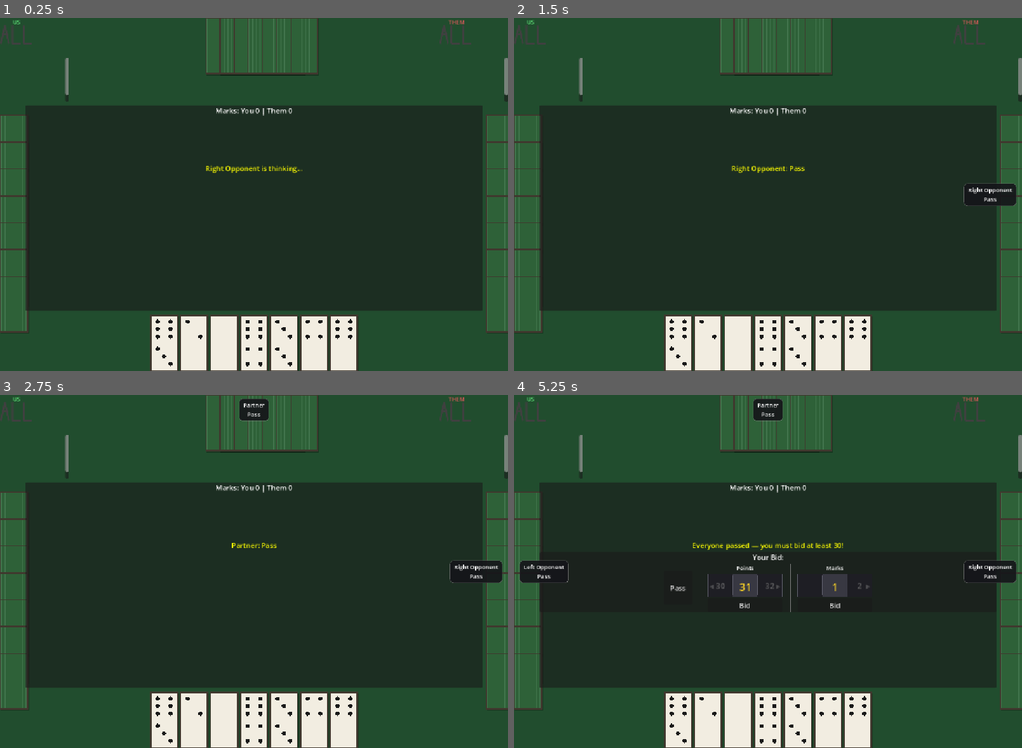
Above: before the commit, frames 1-4 (two rows, left to right).
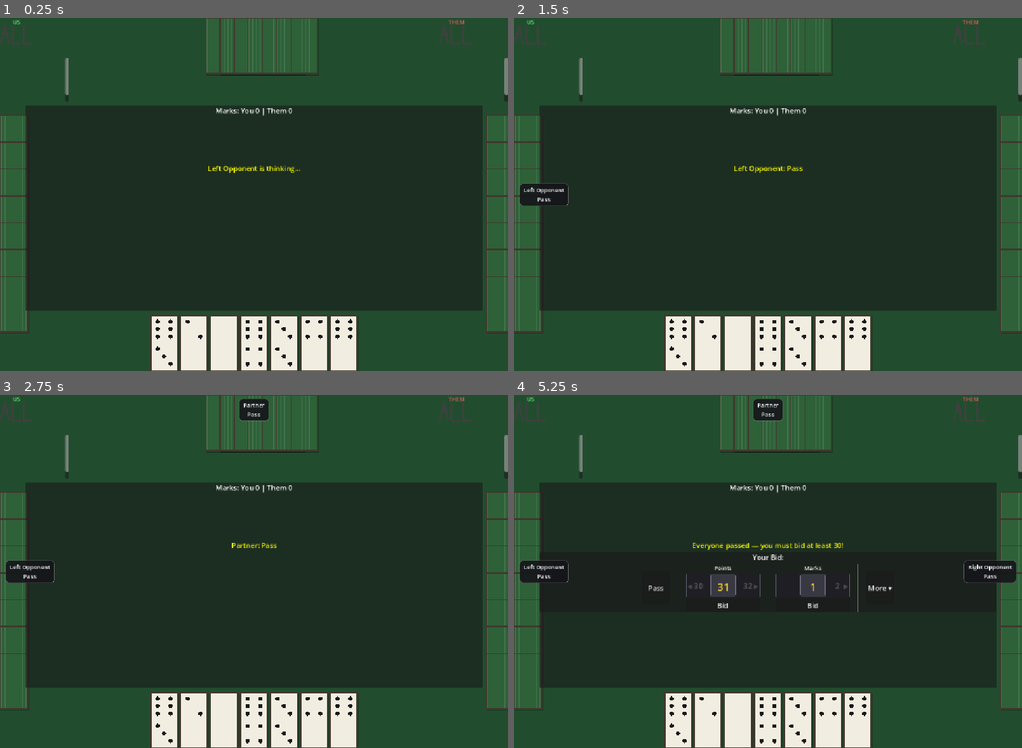
Above: after the commit, the same moments.

Repository: reddoor4123-glitch/42
Game: Godot game, scene res://control.tscn
The game is run twice, just before and just after one commit, with the same random seed, the same clock (stepped at 60 frames per second) and the same inputs.
Inputs (mouse positions are in pixels of both pictures, inside the frame that each line leads up to):
- Up to frame 1 (0.25 s): no input
- Up to frame 2 (1.5 s): tap Enter at 0.5 s; drag from (544, 85) to (818, 116) at 0.52 s; drag from (727, 60) to (742, 265) at 1.27 s
- Up to frame 3 (2.75 s): tap Space at 2 s; move the mouse to (223, 437) at 2.02 s; click (223, 437) at 2.17 s
- Up to frame 4 (5.25 s): drag from (752, 437) to (615, 518) at 2.77 s; drag from (768, 437) to (793, 571) at 3.52 s; tap Enter at 4.25 s; drag from (783, 437) to (691, 483) at 4.27 s; tap Space at 5 s; move the mouse to (798, 437) at 5.02 s; click (798, 437) at 5.17 s

The runs differ from the first frame. In frame 1, 0.2% of the frame differs, in the area x 40-60%, y 41-44%; in frame 2, 0.8%; in frame 3, 0.7%; in frame 4, 1.6%, in the area x 26-75%, y 47-62%.

Commit message:
Add special-contract bidding, Follow Me trump, and bid direction fix
- game.gd: add eligible_contracts() and _has_seven_domino() helpers;
  fix bid_order() direction logic and rename bid_direction values to
  shaker_left_first / shaker_right_first; add TEMP DEBUG print
- game_settings.gd: rename bid_direction string values throughout all
  presets; default sevens_require_seven_in_hand to true
- game_table.gd: expandable bid panel with Back/Pass/Marks/contract-
  button row; _contract_floor() helper; Follow Me / No Trump 8th trump
  option gated by settings.allow_follow_me

Co-Authored-By: Claude Sonnet 4.6 <noreply@anthropic.com>

Diff:
--- a/game.gd
+++ b/game.gd
@@ -54,14 +54,16 @@
 
 # Returns the seating order bidding follows this hand, ending with the
 # shaker (who always bids last, regardless of direction).
-# "clockwise": shaker+1, shaker+2, shaker+3, shaker
-# "counterclockwise": shaker-1, shaker-2, shaker-3, shaker
+# "shaker_left_first": shaker-1, shaker-2, shaker-3, shaker (standard)
+# "shaker_right_first": shaker+1, shaker+2, shaker+3, shaker
 func bid_order() -> Array:
 	var order: Array = []
-	var dir = 1 if settings.bid_direction == "clockwise" else -1
+	var dir = -1 if settings.bid_direction == "shaker_left_first" else 1
 	for i in range(1, 4):
 		order.append((shaker + dir * i + 4) % 4)
 	order.append(shaker)
+	# TEMP DEBUG — remove after verifying direction
+	print("Bid order (shaker=%d, dir=%s): %s" % [shaker, settings.bid_direction, order])
 	return order
 
 func first_bidder() -> int:
@@ -84,6 +86,26 @@
 		"is_dealer": player_id == shaker,
 		"all_others_passed": (bid_position == 3 and current_bid == null),
 	}
+
+# Returns which special contract types are currently eligible given settings
+# and the player's hand. Only checks NELLO, SEVENS, PLUNGE, and SPLASH.
+func eligible_contracts(hand: Array) -> Array:
+	var result: Array = []
+	if settings.allow_nello:
+		result.append(BidScript.Type.NELLO)
+	if settings.allow_sevens and (not settings.sevens_require_seven_in_hand or _has_seven_domino(hand)):
+		result.append(BidScript.Type.SEVENS)
+	if settings.allow_plunge and count_doubles(hand) >= settings.plunge_minimum_doubles:
+		result.append(BidScript.Type.PLUNGE)
+	if settings.allow_splash and count_doubles(hand) >= settings.splash_minimum_doubles:
+		result.append(BidScript.Type.SPLASH)
+	return result
+
+func _has_seven_domino(hand: Array) -> bool:
+	for d in hand:
+		if d.pip_sum() == 7:
+			return true
+	return false
 
 func submit_bid(bid: RefCounted, bid_position: int = -1) -> bool:
 	var context = {}
--- a/game_settings.gd
+++ b/game_settings.gd
@@ -4,7 +4,9 @@
 # ─────────────────────────────────────────────
 #  BIDDING RULES
 # ─────────────────────────────────────────────
-var bid_direction: String = "clockwise"     # "clockwise" or "counterclockwise" (family plays CCW)
+var bid_direction: String = "shaker_left_first"
+# "shaker_left_first": shaker-1, shaker-2, shaker-3, shaker (standard — bidding starts to the dealer's left)
+# "shaker_right_first": shaker+1, shaker+2, shaker+3, shaker
 var allow_forced_bid: bool = true           # If all pass, shaker must bid minimum
 var forced_bid_minimum: int = 30            # Common values: 30, 42
 var reshake_if_all_pass: bool = false        # Alternative to forced bid: just reshake, no penalty
@@ -61,7 +63,7 @@
 var allow_sevens: bool = true
 var sevens_require_minimum_bid: bool = false
 var sevens_minimum_bid: int = 42
-var sevens_require_seven_in_hand: bool = false   # Must hold a domino summing to 7 to call it
+var sevens_require_seven_in_hand: bool = true    # Must hold a domino summing to 7 to call it
 var sevens_tie_rule: String = "earliest"         # "earliest" = first domino to reach min distance wins;
 												  # "all_played" = compare only after all 4 are down (still earliest wins ties)
 
@@ -99,7 +101,7 @@
 # ─────────────────────────────────────────────
 static func texas_standard() -> GameSettings:
 	var s = GameSettings.new()
-	s.bid_direction = "clockwise"
+	s.bid_direction = "shaker_right_first"
 	s.allow_nello = true
 	s.nello_partner_sits_out = true
 	s.nello_doubles_mode = "high"
@@ -115,7 +117,7 @@
 static func pagat_tournament() -> GameSettings:
 	# Closely follows pagat.com's "marks" ruleset (McLeod/Celko)
 	var s = GameSettings.new()
-	s.bid_direction = "clockwise"
+	s.bid_direction = "shaker_right_first"
 	s.max_open_bid_marks = 2
 	s.allow_plunge = true
 	s.plunge_minimum_doubles = 4
@@ -138,7 +140,7 @@
 static func family_house_rules() -> GameSettings:
 	# Built directly from the family house-rules document.
 	var s = GameSettings.new()
-	s.bid_direction = "counterclockwise"   # left of shaker bids first, shaker bids last, going right
+	s.bid_direction = "shaker_left_first"   # left of shaker bids first, shaker bids last, going right
 	s.allow_forced_bid = true
 	s.forced_bid_minimum = 30
 	s.reshake_if_all_pass = false
--- a/game_table.gd
+++ b/game_table.gd
@@ -20,6 +20,9 @@
 var bid_buttons: HBoxContainer
 var _pts_picker: DrumPicker = null
 var _marks_picker: DrumPicker = null
+var _bid_panel_expanded: bool = false
+var _selected_contract_type: int = BidScript.Type.MARKS
+var _contract_marks_picker: DrumPicker = null
 var _bid_bubbles: Dictionary = {}  # player_id -> Label
 var _bubble_overlay: Control = null
 var _us_marks: MarksDisplay = null
@@ -28,6 +31,8 @@
 var _them_tricks: TrickPile = null
 var trump_panel: PanelContainer
 var trump_buttons: HBoxContainer
+var _follow_me_sep: HSeparator = null
+var _follow_me_btn: Button = null
 var status_label: Label
 
 # Game state
@@ -220,6 +225,18 @@
 		else:
 			row2.add_child(btn)
 
+	# Follow Me / No Trump — built once, visibility toggled in _show_trump_panel()
+	_follow_me_sep = HSeparator.new()
+	_follow_me_sep.visible = false
+	trump_vbox.add_child(_follow_me_sep)
+
+	_follow_me_btn = Button.new()
+	_follow_me_btn.text = "No Trump  (Follow Me)"
+	_follow_me_btn.custom_minimum_size = Vector2(180, 40)
+	_follow_me_btn.visible = false
+	_follow_me_btn.pressed.connect(_on_trump_selected.bind(-1))
+	trump_vbox.add_child(_follow_me_btn)
+
 	# --- Human player hand ---
 	player_hand_container = HBoxContainer.new()
 	player_hand_container.alignment = BoxContainer.ALIGNMENT_CENTER
@@ -252,6 +269,8 @@
 	_set_info("Marks: You %d | Them %d" % [game.team_marks[0], game.team_marks[1]])
 	game.current_bid = null
 	human_is_forced = false
+	_bid_panel_expanded = false
+	_selected_contract_type = BidScript.Type.MARKS
 	_clear_bid_bubbles()
 	_run_bidding_sequence()
 
@@ -283,16 +302,26 @@
 		_set_status("%s: %s" % [_seat_label(pid), ai_bid.debug_string()])
 		await get_tree().create_timer(0.7).timeout
 
+func _contract_floor(contract_type: int, auction_floor: int) -> int:
+	match contract_type:
+		BidScript.Type.PLUNGE:
+			return max(game.settings.plunge_minimum_bid_marks, auction_floor)
+		BidScript.Type.SPLASH:
+			return max(game.settings.splash_bid_marks, auction_floor)
+		_:
+			return auction_floor
+
 func _show_bid_panel():
 	for child in bid_buttons.get_children():
 		child.queue_free()
 	_pts_picker = null
 	_marks_picker = null
+	_contract_marks_picker = null
 
 	var current_high = game.current_bid
 	var min_points = 30
 	var points_available = true
-	var min_marks = 1
+	var auction_floor = 1
 
 	if current_high != null and current_high.type == BidScript.Type.POINTS:
 		min_points = current_high.value + 1
@@ -300,7 +329,17 @@
 			points_available = false
 	elif current_high != null and current_high.type == BidScript.Type.MARKS:
 		points_available = false
-		min_marks = current_high.value + 1
+		auction_floor = current_high.value + 1
+
+	const CONTRACT_ORDER = [BidScript.Type.NELLO, BidScript.Type.SEVENS, BidScript.Type.PLUNGE, BidScript.Type.SPLASH]
+	var eligible: Array = game.eligible_contracts(game.players[human_seat].hand)
+	var contracts: Array = []
+	for t in CONTRACT_ORDER:
+		if eligible.has(t):
+			contracts.append(t)
+
+	if _bid_panel_expanded and not contracts.has(_selected_contract_type):
+		_selected_contract_type = contracts[0] if not contracts.is_empty() else BidScript.Type.MARKS
 
 	# Outer vbox centers everything
 	var center_vbox = VBoxContainer.new()
@@ -309,13 +348,28 @@
 	center_vbox.add_theme_constant_override("separation", 6)
 	bid_buttons.add_child(center_vbox)
 
-	# Single row: [Pass]  [Points label+drum+btn]  [Marks label+drum+btn]
+	# Single row, slot order:
+	#   collapsed: [Pass]      [Points] [Marks] [More]
+	#   expanded:  [Back][Pass]         [Marks] [contract buttons]
 	var row = HBoxContainer.new()
 	row.alignment = BoxContainer.ALIGNMENT_CENTER
 	row.add_theme_constant_override("separation", 16)
 	center_vbox.add_child(row)
 
-	# --- Pass ---
+	# --- Back (expanded only, sits before Pass) ---
+	if _bid_panel_expanded:
+		var back_btn = Button.new()
+		back_btn.text = "‹ Back"
+		back_btn.custom_minimum_size = Vector2(64, 76)
+		back_btn.size_flags_vertical = Control.SIZE_SHRINK_CENTER
+		back_btn.pressed.connect(func():
+			_bid_panel_expanded = false
+			_selected_contract_type = BidScript.Type.MARKS
+			_show_bid_panel()
+		)
+		row.add_child(back_btn)
+
+	# --- Pass (same slot in both states) ---
 	var pass_btn = Button.new()
 	pass_btn.text = "Pass"
 	pass_btn.custom_minimum_size = Vector2(64, 76)
@@ -323,8 +377,8 @@
 	row.add_child(pass_btn)
 	pass_btn.pressed.connect(_on_bid_submitted.bind(BidScript.new(BidScript.Type.PASS, 0, human_seat)))
 
-	# --- Points drum ---
-	if points_available:
+	# --- Points drum (collapsed only) ---
+	if not _bid_panel_expanded and points_available:
 		var sep = VSeparator.new()
 		sep.custom_minimum_size = Vector2(2, 76)
 		row.add_child(sep)
@@ -357,8 +411,9 @@
 		)
 		pts_col.add_child(pts_bid_btn)
 
-	# --- Marks drum ---
-	if min_marks <= 7:
+	# --- Marks drum — same drum/slot in both states; re-floored when expanded ---
+	var marks_floor = _contract_floor(_selected_contract_type, auction_floor) if _bid_panel_expanded else auction_floor
+	if marks_floor <= 7:
 		var sep2 = VSeparator.new()
 		sep2.custom_minimum_size = Vector2(2, 76)
 		row.add_child(sep2)
@@ -376,8 +431,9 @@
 		marks_col.add_child(marks_lbl)
 
 		_marks_picker = DrumPicker.new()
+		_contract_marks_picker = _marks_picker
 		var mark_vals: Array[int] = []
-		for v in range(min_marks, 8):
+		for v in range(marks_floor, 8):
 			mark_vals.append(v)
 		_marks_picker.setup(mark_vals, 0)
 		marks_col.add_child(_marks_picker)
@@ -386,11 +442,72 @@
 		marks_bid_btn.text = "Bid"
 		marks_bid_btn.custom_minimum_size = Vector2(DrumPicker.ITEM_WIDTH * DrumPicker.VISIBLE_ITEMS, 28)
 		marks_bid_btn.pressed.connect(func():
-			_on_bid_submitted(BidScript.new(BidScript.Type.MARKS, _marks_picker.get_value(), human_seat))
+			var bid_type = _selected_contract_type if _bid_panel_expanded else BidScript.Type.MARKS
+			_on_bid_submitted(BidScript.new(bid_type, _marks_picker.get_value(), human_seat))
 		)
 		marks_col.add_child(marks_bid_btn)
 
+	# --- More (collapsed) / contract buttons (expanded) ---
+	if not _bid_panel_expanded:
+		if not eligible.is_empty():
+			var sep3 = VSeparator.new()
+			sep3.custom_minimum_size = Vector2(2, 76)
+			row.add_child(sep3)
+
+			var more_btn = Button.new()
+			more_btn.text = "More ▾"
+			more_btn.custom_minimum_size = Vector2(64, 76)
+			more_btn.size_flags_vertical = Control.SIZE_SHRINK_CENTER
+			more_btn.pressed.connect(func():
+				_bid_panel_expanded = true
+				_show_bid_panel()
+			)
+			row.add_child(more_btn)
+	else:
+		var sep4 = VSeparator.new()
+		sep4.custom_minimum_size = Vector2(2, 76)
+		row.add_child(sep4)
+
+		var contract_row = HBoxContainer.new()
+		contract_row.alignment = BoxContainer.ALIGNMENT_CENTER
+		contract_row.add_theme_constant_override("separation", 8)
+		row.add_child(contract_row)
+
+		var contract_buttons: Dictionary = {}  # type -> Button
+		for t in contracts:
+			var btn = Button.new()
+			btn.text = _contract_label(t)
+			contract_row.add_child(btn)
+			contract_buttons[t] = btn
+			btn.pressed.connect(func():
+				_selected_contract_type = t
+				_show_bid_panel()
+			)
+
+		_update_contract_button_visuals(contract_buttons)
+
 	bid_panel.visible = true
+
+func _contract_label(contract_type: int) -> String:
+	match contract_type:
+		BidScript.Type.NELLO:
+			return "Nello"
+		BidScript.Type.SEVENS:
+			return "Sevens"
+		BidScript.Type.PLUNGE:
+			return "Plunge (%d)" % game.settings.plunge_minimum_bid_marks
+		BidScript.Type.SPLASH:
+			return "Splash (%d)" % game.settings.splash_bid_marks
+		_:
+			return ""
+
+func _update_contract_button_visuals(contract_buttons: Dictionary):
+	for t in contract_buttons:
+		var btn: Button = contract_buttons[t]
+		if t == _selected_contract_type:
+			btn.modulate = Color(0.95, 0.80, 0.15)
+		else:
+			btn.modulate = Color(1, 1, 1)
 
 func _on_bid_submitted(bid: RefCounted):
 	if human_is_forced and bid.type == BidScript.Type.PASS:
@@ -446,6 +563,9 @@
 
 func _show_trump_panel():
 	waiting_for_trump = true
+	var allow = game.settings.allow_follow_me
+	_follow_me_sep.visible = allow
+	_follow_me_btn.visible = allow
 	trump_panel.visible = true
 	_set_status("You won the bid — call your trump suit")
 
